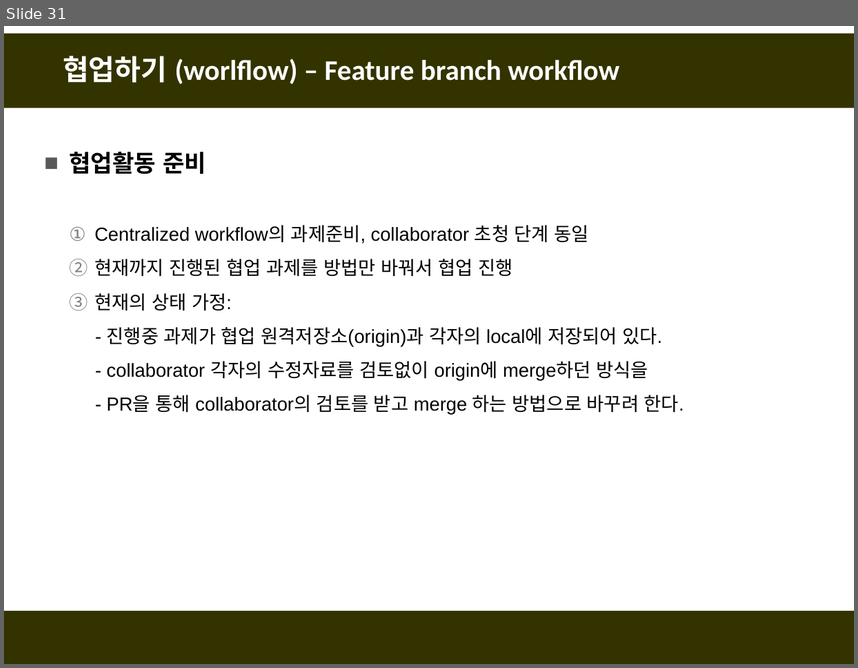
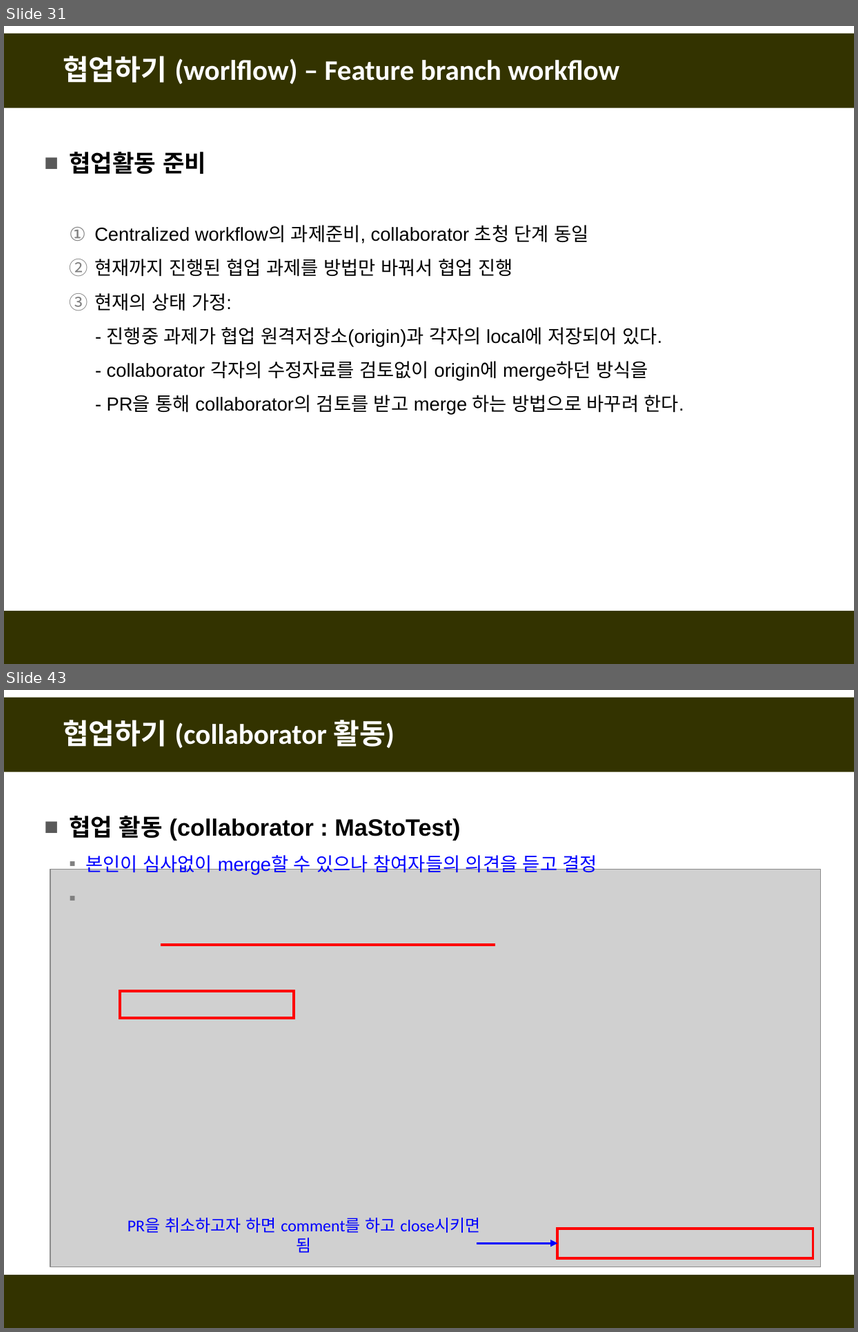
Before and after one commit to fasthill/github-lecture, a slide deck: git및github첫걸음4-협업하기.pptx. Shown one above the other, each under a label of ours: slide 31 before the commit, slides 31 and 43 after it; the slides between them are not shown. The pictures are 858x668 and 858x1332 pixels, drawn with LibreOffice and Linux fonts; fonts in the diff are those of the drawing; grey boxes stand for pictures. Boxes give left, top, right and bottom in pixels: in the first picture for what was removed or moved away, otherwise in the second. Text is boxed around its words. In the diff, an @@ line names an element or a change of style, - is before the commit and + after.

```diff
--- a/git및github첫걸음4-협업하기.pptx
+++ b/git및github첫걸음4-협업하기.pptx
@@ slide 43 added at <box>4,690,854,1328</box>, background #FFFFFF; not listed: 2 template elements that a slide beside it also shows @@
@@ title added at <box>63,720,394,748</box>, 24 pt, text #FFFFFF, bold @@
+협업하기 (collaborator 활동)
@@ text added at <box>69,816,597,876</box>, 16 pt, text #0000FF @@
+■ 협업 활동 (collaborator : MaStoTest)
+  ▪ 본인이 심사없이 merge할 수 있으나 참여자들의 의견을 듣고 결정
@@ picture added at <box>50,869,820,1268</box> @@
@@ line added from (161, 945) to (495, 945), #FF0000 2.25 pt @@
@@ rectangle added at <box>120,991,294,1018</box>, outline #FF0000 2.25 pt @@
@@ text added at <box>128,1217,480,1252</box>, 14 pt, text #0000FF @@
+PR을 취소하고자 하면 comment를 하고 close시키면 됨
@@ arrow added from (477, 1243) to (557, 1243), #0000FF 2 pt @@
@@ rectangle added at <box>557,1228,813,1258</box>, outline #FF0000 2.25 pt @@
```
Also in this commit, not shown: 36 other slides added.
